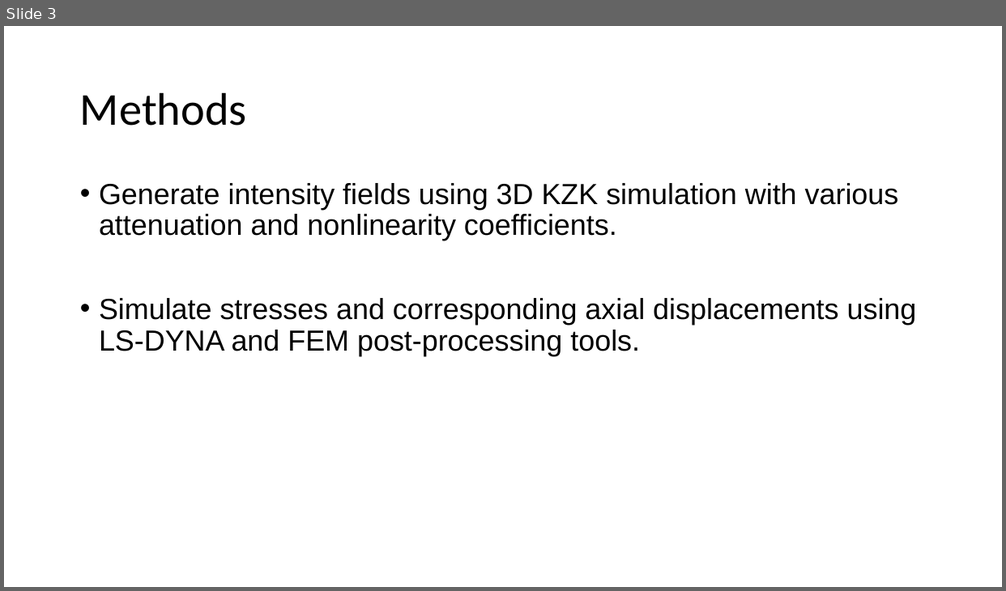
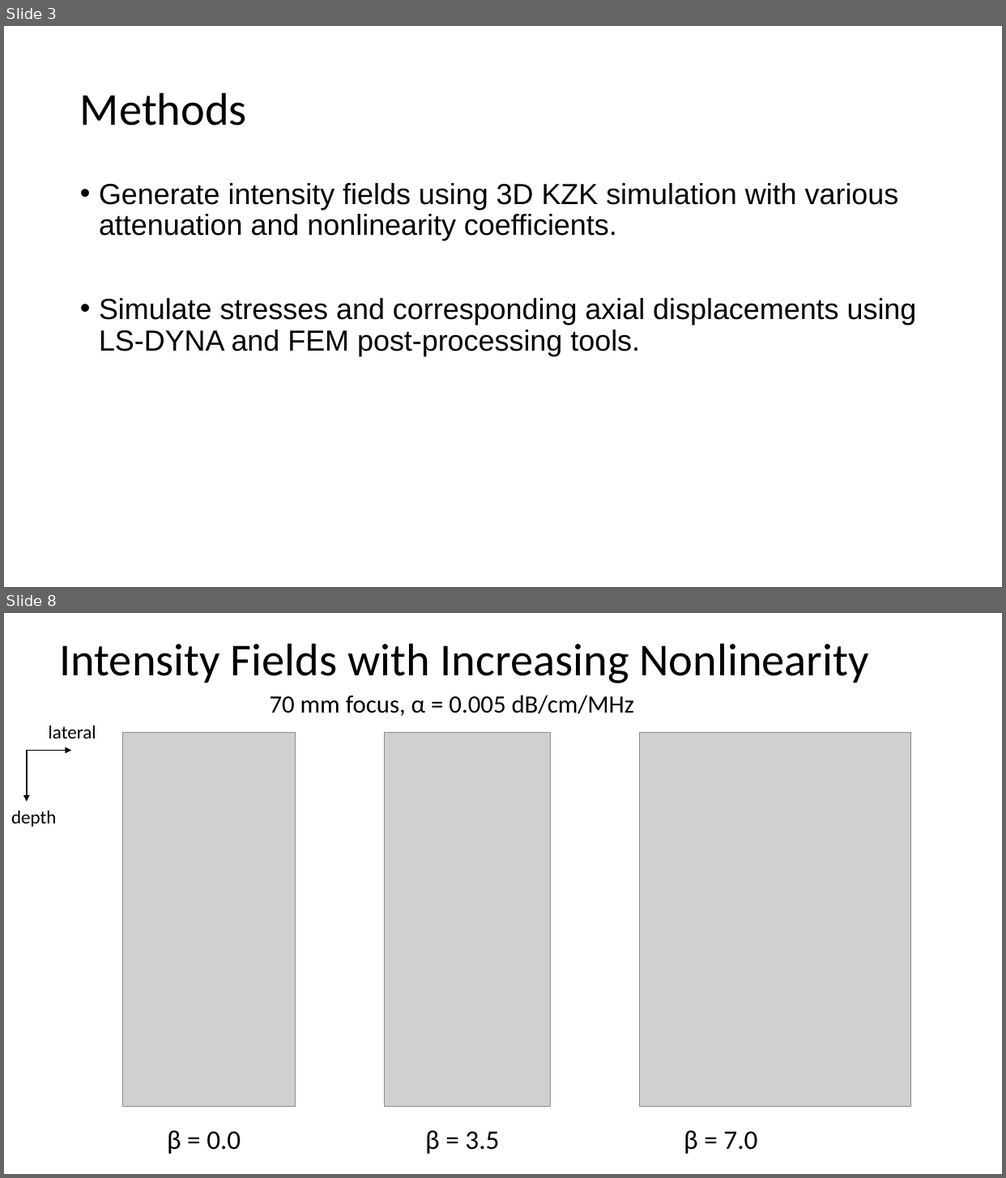
Before and after one commit to ningrui-li/nonlinear_acoustic, a slide deck: presentations/lab_meeting/lab_meeting_2015.04.24_kzk_sws.pptx. Shown one above the other, each under a label of ours: slide 3 before the commit, slides 3 and 8 after it; the slides between them are not shown. The pictures are 1006x591 and 1006x1178 pixels, drawn with LibreOffice and Linux fonts; fonts in the diff are those of the drawing; grey boxes stand for pictures. Boxes give left, top, right and bottom in pixels: in the first picture for what was removed or moved away, otherwise in the second. Text is boxed around its words. In the diff, an @@ line names an element or a change of style, - is before the commit and + after.

```diff
--- a/presentations/lab_meeting/lab_meeting_2015.04.24_kzk_sws.pptx
+++ b/presentations/lab_meeting/lab_meeting_2015.04.24_kzk_sws.pptx
@@ slide 8 added at bbox=[4, 613, 1002, 1174], background #FFFFFF @@
@@ title added at bbox=[59, 643, 868, 683], 44 pt, text #000000 @@
+Intensity Fields with Increasing Nonlinearity
@@ text added at bbox=[270, 695, 634, 716], 24 pt, text #000000 @@
+70 mm focus, α = 0.005 dB/cm/MHz
@@ text added at bbox=[49, 726, 96, 739], 18 pt, text #000000 @@
+lateral
@@ picture added at bbox=[122, 733, 296, 1107] @@
@@ picture added at bbox=[385, 733, 550, 1107] @@
@@ picture added at bbox=[640, 733, 911, 1107] @@
@@ arrow added from (26, 750) to (71, 750), #000000 1.5 pt @@
@@ arrow added from (27, 750) to (27, 802), #000000 1.5 pt @@
@@ text added at bbox=[11, 811, 56, 827], 18 pt, text #000000 @@
+depth
@@ text added at bbox=[167, 1131, 241, 1154], 25.9 pt, text #000000 @@
+β = 0.0
@@ text added at bbox=[425, 1131, 499, 1154], 25.9 pt, text #000000 @@
+β = 3.5
@@ text added at bbox=[684, 1131, 757, 1154], 25.9 pt, text #000000 @@
+β = 7.0
```
Also in this commit, not shown: 3 slides changed, 4 other slides added, 1 slide removed.
